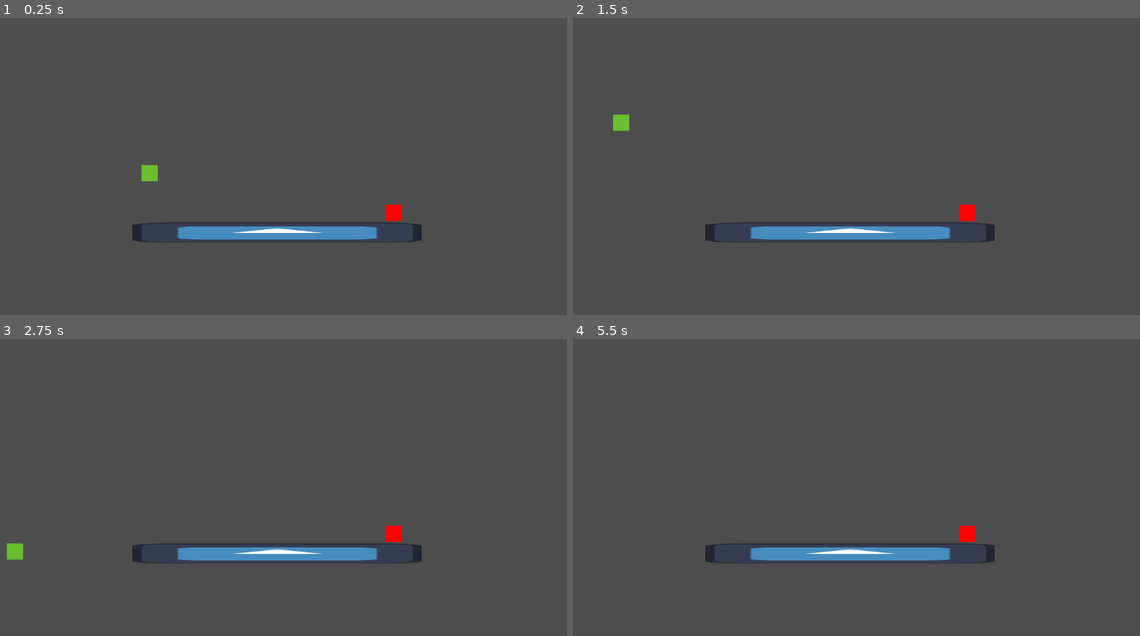
Above: before the commit, frames 1-4 (two rows, left to right).
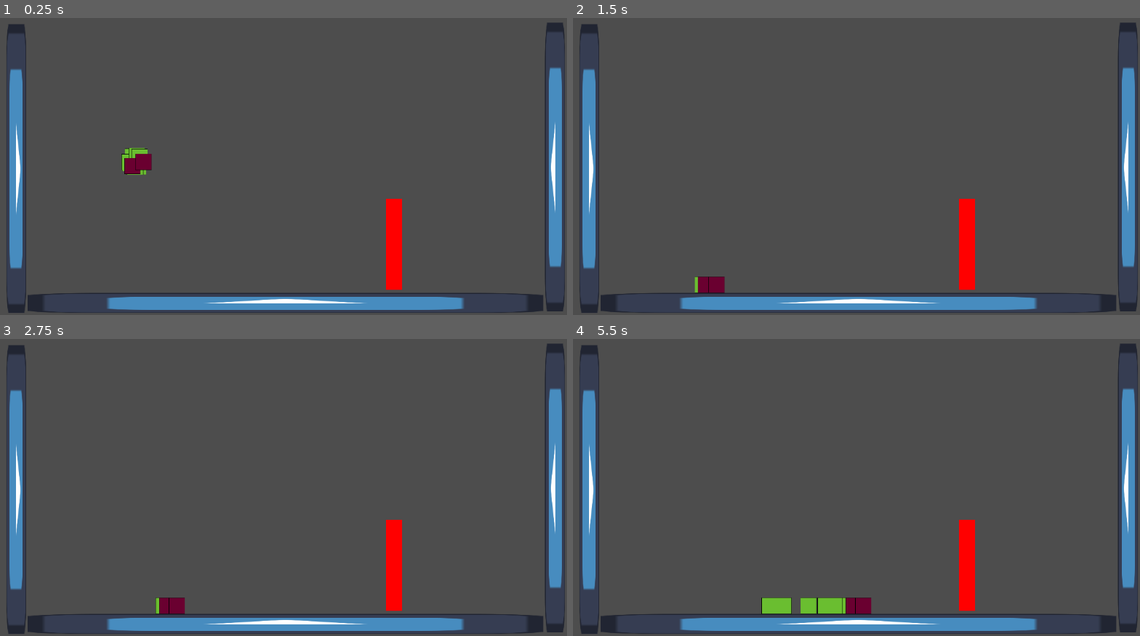
Above: after the commit, the same moments.

Repository: thecaptaincarrot/GMTK-2024-Game-Jam
Game: Godot game, scene res://Stages/test_stage.tscn
The game is run twice, just before and just after one commit, with the same random seed, the same clock (stepped at 60 frames per second) and the same inputs. Before the commit the project has no main scene; this scene is started directly in both runs. The engine's default icon, where the game draws it, is replaced by a stand-in: a white triangle on a blue panel in a dark square.
Inputs:
- Up to frame 1 (0.25 s): no input
- Up to frame 2 (1.5 s): tap Enter (ui_accept) at 0.5, 0.6, 0.77, 1.07, 1.35 s; hold Right (ui_right) from 0.53 s (still down)
- Up to frame 3 (2.75 s): tap Enter (ui_accept) at 1.52, 1.82, 2.1 s; release Right (ui_right) at 2.03 s; hold Left (ui_left) from 2.03 s (still down)
- Up to frame 4 (5.5 s): release Left (ui_left) at 2.78 s; hold Right (ui_right) 2.78-4.28 s; tap Enter (ui_accept) at 2.85, 3.02, 3.32, 3.6, 3.77, 4.07, 4.25, 4.35, 4.52, 4.82, 5.1 s; hold Left (ui_left) 4.28-5.03 s; hold Right (ui_right) from 5.03 s (still down)

The runs differ from the first frame. In frame 1, 11% of the frame differs, in the area x 1-100%, y 1-100%; in frame 2, 11%; in frame 3, 11%; in frame 4, 11%.

Commit message:
Basic Horde Controller

Diff:
--- /dev/null
+++ b/Classes/gooblin_horde_controller.gd
@@ -0,0 +1,85 @@
+extends Node2D
+
+class_name GooblinHordeController
+
+@export var horde_target:Node2D
+
+@export var gooblin_size = Vector2(64, 64)
+
+@export var horde_range = 128
+
+@export var spawn_basic_count = 100
+
+@export var spawn_shield_count = 20
+
+@export var spawn_assassin_count = 0
+
+@export var spawn_catapult_count = 0
+
+@onready var gooblin_scene = preload("res://Entities/Gooblins/gooblin.tscn")
+
+
+var _basic_gooblins = []
+
+var _shield_gooblins = []
+
+func _ready():
+	_setup_horde_rotation_lines()
+	randomize()
+	for i in range(spawn_basic_count):
+		var spawn_pos = get_global_position() + Vector2(randf_range(-32.0, 32.0),randf_range(-32.0, 32.0))
+		spawn_basic_gooblin(spawn_pos)
+
+	for i in range(spawn_shield_count):
+		var spawn_pos = get_global_position() + Vector2(randf_range(-32.0, 32.0),randf_range(-32.0, 32.0))
+		spawn_shield_gooblin(spawn_pos)
+
+#this is used the exchange the back lanes for the front
+func _setup_horde_rotation_lines():
+	var basic_gooblin_timer_rotation = Timer.new()
+	basic_gooblin_timer_rotation.timeout.connect(_rotate_out_basic)
+	basic_gooblin_timer_rotation.autostart = true
+	basic_gooblin_timer_rotation.set_wait_time(1.0)
+	add_child(basic_gooblin_timer_rotation)
+
+func _process(delta: float) -> void:
+	distribute_target_spacing()
+
+func spawn_basic_gooblin(position:Vector2):
+	var goob = gooblin_scene.instantiate()
+	goob.set_position(position)
+	goob.unit_type = Gooblin.GooblinType.BASIC
+	get_parent().call_deferred("add_child", goob)
+	_basic_gooblins.append(goob)
+
+func spawn_shield_gooblin(position:Vector2):
+	var goob = gooblin_scene.instantiate()
+	goob.set_position(position)
+	goob.unit_type = Gooblin.GooblinType.SHIELD
+	get_parent().call_deferred("add_child", goob)
+	_shield_gooblins.append(goob)
+
+func distribute_target_spacing():
+	if(horde_target != null):
+		for bg in _basic_gooblins:
+			bg.enemy_target = horde_target
+
+		var bindex = 0
+		for bg in _basic_gooblins:
+			bg.target_range = horde_range + (((gooblin_size.x / 8) / (_basic_gooblins.size() * .01)) * bindex)
+			bg.x_home = horde_target.get_position().x - bg.target_range
+			bindex += 1
+
+		for sg in _shield_gooblins:
+			sg.enemy_target = horde_target
+
+		var sindex = 0
+		for sg in _shield_gooblins:
+			sg.target_range = horde_range + (((gooblin_size.x / 2)) * sindex)
+			sg.x_home = horde_target.get_position().x - sg.target_range
+			sindex += 1
+
+func _rotate_out_basic():
+	if(_basic_gooblins.size() > 1):
+		var goob = _basic_gooblins.pop_front()
+		_basic_gooblins.append(goob)
--- a/Entities/Gooblins/gooblin.gd
+++ b/Entities/Gooblins/gooblin.gd
@@ -2,13 +2,26 @@
 
 class_name Gooblin
 
-@export var enemy_target:CharacterBody2D
+enum GooblinType{
+	BASIC,
+	SHIELD,
+	ASSASSIN,
+	CATAPULT
+}
+
+@export var unit_type:GooblinType
+
+@export var enemy_target:Node2D
 
 @export var target_range = 256.0
 
+@export var x_home = 0
+
 @export var attack_strength = 0.1
 
-@export var attack_cooldown = 1.0
+@export var attack_cooldown = 3.0
+
+@export var attack_radius = 256.0
 
 @export var max_health = 2
 
@@ -26,17 +39,25 @@
 var _can_attack = true
 
 #sprite should be called - Sprite
-@onready var _sprite = $Sprite
+@onready var _sprite:Sprite2D = $Sprite
 #collider should be called - Collider
 @onready var _collider = $Collider
 
+var _upcoming_fling = Vector2()
+
+var _is_at_home = false
 
 func _ready():
 	#setup for the attack timeframe
-	_att_timer.timeout.connect(_attack_timeout)
-	_att_timer.autostart = true
-	_att_timer.wait_time =  attack_cooldown
-	add_child(_att_timer)
+	if(unit_type == GooblinType.BASIC):
+		_can_attack = true
+	elif(unit_type == GooblinType.SHIELD):
+		_sprite.set_self_modulate(Color(1, 0, 1))
+		_can_attack = false
+
+	else:
+		pass
+
 
 func _process(delta: float) -> void:
 	#a lerp might be better here. testing will need to be done
@@ -47,8 +68,10 @@
 	#put here as an example
 	_move_to_target_range(delta)
 
-	if(Input.is_action_just_pressed("ui_accept")):
-		fling(Vector2(-600, -800), delta)
+	velocity += _upcoming_fling * delta
+	_upcoming_fling = Vector2()
+
+	_attack_target()
 
 	move_and_slide()
 
@@ -66,29 +89,20 @@
 func die():
 	pass
 
-func fling(fling_direction:Vector2, delta:float):
-	if(is_on_floor()):
-		velocity += fling_direction * 100 * delta
-
 func _move_to_target_range(delta:float):
 	if(enemy_target != null):
 		if(is_on_floor()):
-			var difference = get_position().x - enemy_target.get_position().x
-			if(abs(difference) > target_range):
+			var difference = get_position().x - x_home
+			if(abs(difference) > 8.0):
 				velocity.x -= sign(difference) * move_speed * delta
-				#the 3 used here is just to fuzz the range calculation
-				#and not create an oscillation in the gooblin movement
-			elif(abs(difference) + 3 <= target_range):
-				velocity.x += sign(difference) * move_speed * delta
+				_is_at_home = false
+			else:
+				_is_at_home = true
 
 func _attack_target():
 	#a within range check can be done in adition
 	#to make sure the attack is acurate
-	if(_can_attack):
-		_can_attack = false
-		#this is a placeholder no such function exists so far
-		enemy_target.deal_damage(attack_strength)
-
-#signals
-func _attack_timeout():
-	_can_attack = true
+	if(_is_at_home && is_on_floor() && _can_attack):
+		if(abs(get_position().x - enemy_target.get_position().x) <= attack_radius):
+			var diff = (get_position() - enemy_target.get_position()).normalized()
+			_upcoming_fling = -diff * Vector2(300, 400) * 100
--- a/Stages/test_stage.tscn
+++ b/Stages/test_stage.tscn
@@ -1,42 +1,77 @@
-[gd_scene load_steps=6 format=3 uid="uid://c8au76l7attcs"]
+[gd_scene load_steps=7 format=3 uid="uid://cqr3q111ffuwe"]
 
+[ext_resource type="Script" path="res://Classes/gooblin_horde_controller.gd" id="1_gvws4"]
 [ext_resource type="Texture2D" uid="uid://gxjrl6xw1jg5" path="res://icon.svg" id="1_qkvfo"]
-[ext_resource type="PackedScene" uid="uid://dtbkr6sw241vr" path="res://Entities/Gooblins/gooblin.tscn" id="2_d5j1r"]
 [ext_resource type="Texture2D" uid="uid://j4yl5qmydg48" path="res://Textures/Enemy.png" id="3_iu6mw"]
+
+[sub_resource type="RectangleShape2D" id="RectangleShape2D_g6ojq"]
+size = Vector2(2047, 33)
 
 [sub_resource type="RectangleShape2D" id="RectangleShape2D_lqx4q"]
 size = Vector2(1152, 32)
 
 [sub_resource type="RectangleShape2D" id="RectangleShape2D_llc3r"]
-size = Vector2(64, 64)
+size = Vector2(64, 362)
 
 [node name="TestStage" type="Node2D"]
 
+[node name="GooblinHordeController" type="Node2D" parent="." node_paths=PackedStringArray("horde_target")]
+position = Vector2(-552, 0)
+script = ExtResource("1_gvws4")
+horde_target = NodePath("../Enemy")
+spawn_basic_count = 10
+spawn_shield_count = 2
+
 [node name="Ground" type="StaticBody2D" parent="."]
-position = Vector2(0, 296)
+position = Vector2(0, 576)
 
 [node name="Sprite2D" type="Sprite2D" parent="Ground"]
+position = Vector2(35.0001, 24.5)
+scale = Vector2(15.9844, 0.617188)
+texture = ExtResource("1_qkvfo")
+
+[node name="CollisionShape2D" type="CollisionShape2D" parent="Ground"]
+position = Vector2(34.5, 0.5)
+shape = SubResource("RectangleShape2D_g6ojq")
+
+[node name="WallLeft" type="StaticBody2D" parent="."]
+position = Vector2(-1008, 64)
+rotation = 1.57079
+
+[node name="Sprite2D" type="Sprite2D" parent="WallLeft"]
 position = Vector2(3.00001, 24.5)
 scale = Vector2(8.96875, 0.617188)
 texture = ExtResource("1_qkvfo")
 
-[node name="CollisionShape2D" type="CollisionShape2D" parent="Ground"]
+[node name="CollisionShape2D" type="CollisionShape2D" parent="WallLeft"]
+position = Vector2(-2, 0)
+shape = SubResource("RectangleShape2D_lqx4q")
+
+[node name="WallRight" type="StaticBody2D" parent="."]
+position = Vector2(1080, 64)
+rotation = -1.5708
+
+[node name="Sprite2D" type="Sprite2D" parent="WallRight"]
+position = Vector2(3.00001, 24.5)
+scale = Vector2(8.96875, 0.617188)
+texture = ExtResource("1_qkvfo")
+
+[node name="CollisionShape2D" type="CollisionShape2D" parent="WallRight"]
 position = Vector2(-2, 0)
 shape = SubResource("RectangleShape2D_lqx4q")
 
 [node name="Camera2D" type="Camera2D" parent="."]
 zoom = Vector2(0.5, 0.5)
 
-[node name="Gooblin" parent="." node_paths=PackedStringArray("enemy_target") instance=ExtResource("2_d5j1r")]
-position = Vector2(-504, 56)
-enemy_target = NodePath("../Enemy")
-target_range = 128.0
-
 [node name="Enemy" type="CharacterBody2D" parent="."]
-position = Vector2(467, 243)
+position = Vector2(467, 219)
 
 [node name="Sprite2D" type="Sprite2D" parent="Enemy"]
+position = Vector2(0, 148.5)
+scale = Vector2(1, 5.64063)
 texture = ExtResource("3_iu6mw")
 
 [node name="CollisionShape2D" type="CollisionShape2D" parent="Enemy"]
+position = Vector2(0, 149)
 shape = SubResource("RectangleShape2D_llc3r")
+disabled = true
--- a/new_script.gd
+++ /dev/null
@@ -1,25 +0,0 @@
-extends CharacterBody2D
-
-
-const SPEED = 300.0
-const JUMP_VELOCITY = -400.0
-
-
-func _physics_process(delta: float) -> void:
-	# Add the gravity.
-	if not is_on_floor():
-		velocity += get_gravity() * delta
-
-	# Handle jump.
-	if Input.is_action_just_pressed("ui_accept") and is_on_floor():
-		velocity.y = JUMP_VELOCITY
-
-	# Get the input direction and handle the movement/deceleration.
-	# As good practice, you should replace UI actions with custom gameplay actions.
-	var direction := Input.get_axis("ui_left", "ui_right")
-	if direction:
-		velocity.x = direction * SPEED
-	else:
-		velocity.x = move_toward(velocity.x, 0, SPEED)
-
-	move_and_slide()
--- a/project.godot
+++ b/project.godot
@@ -11,8 +11,15 @@
 [application]
 
 config/name="Gooblins Vs Dragon"
+run/main_scene="res://Stages/test_stage.tscn"
 config/features=PackedStringArray("4.3", "GL Compatibility")
 config/icon="res://icon.svg"
+
+[layer_names]
+
+2d_physics/layer_1="Ground"
+2d_physics/layer_2="Hurtboxes"
+2d_physics/layer_3="Hitboxes"
 
 [rendering]
 
Not shown: 1 places in Entities/Gooblins/gooblin.tscn that only renumber resources
Binary file changed: Textures/Gooblin.png
Not shown, added: export_presets.cfg
Not shown, added: Stages/tes5095.tmp
